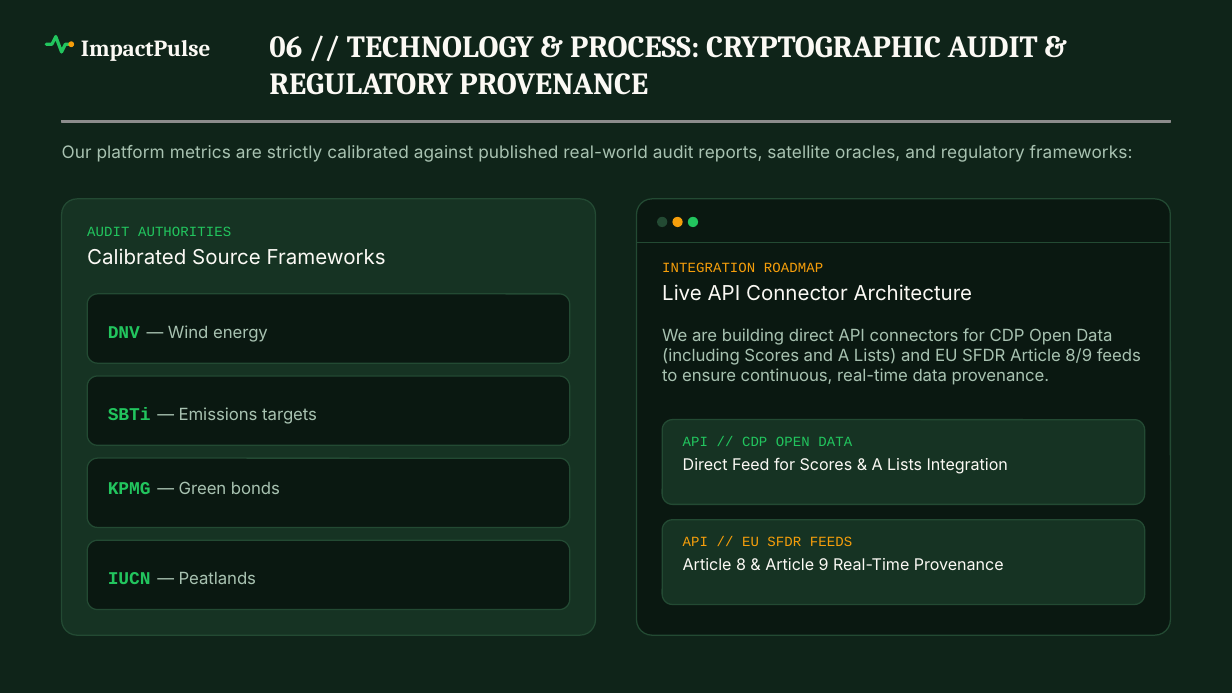
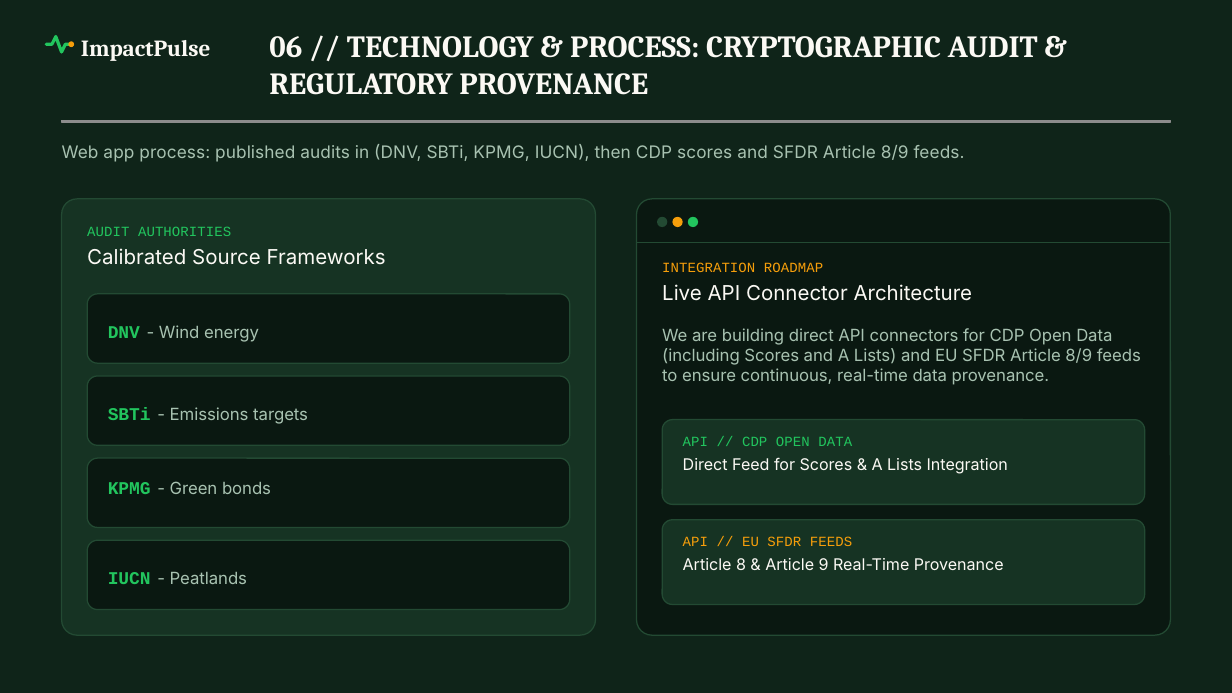
Before and after one commit to Siva-Subramaniam-DS/TCS-Project, a slide deck: slide 8 of ImpactPulse_TCS_Submission_12Slides.pptx. Drawn at 1232x693 pixels with LibreOffice and Linux fonts; fonts in the diff are those of the drawing; grey boxes stand for pictures; background and template pictures are left out. Boxes give left, top, right and bottom in pixels: in the first picture for what was removed or moved away, otherwise in the second. Text is boxed around its words. In the diff, an @@ line names an element or a change of style, - is before the commit and + after.

```diff
--- a/ImpactPulse_TCS_Submission_12Slides.pptx
+++ b/ImpactPulse_TCS_Submission_12Slides.pptx
@@ text at <box>62,144,965,162</box>: text changed @@
-Our platform metrics are strictly calibrated against published real-world audit reports, satellite oracles, and regulatory frameworks:
+Web app process: published audits in (DNV, SBTi, KPMG, IUCN), then CDP scores and SFDR Article 8/9 feeds.
@@ text at <box>108,325,259,342</box>: text changed @@
-DNV — Wind energy
+DNV - Wind energy
@@ text at <box>108,407,308,424</box>: text changed @@
-SBTi — Emissions targets
+SBTi - Emissions targets
@@ text at <box>108,481,271,494</box>: text changed @@
-KPMG — Green bonds
+KPMG - Green bonds
@@ text at <box>108,572,247,584</box>: text changed @@
-IUCN — Peatlands
+IUCN - Peatlands
```
Also in this commit, not shown: 11 other slides changed, 1 other file.
